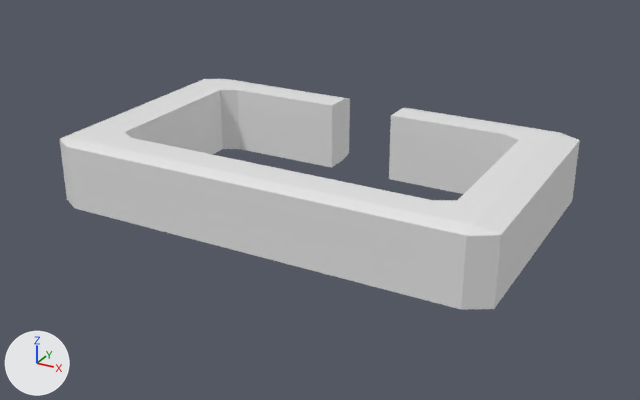
One commit to the Blender file sandals/strap_ring.blend: the scene before it, then after it.
Rendered twice from a 50 mm camera at (22.1, -40.1, 18.2) aimed at (0.3, -0.4, -1.6). Every picture has the same lights, and +X, +Y and +Z are marked at lower left.
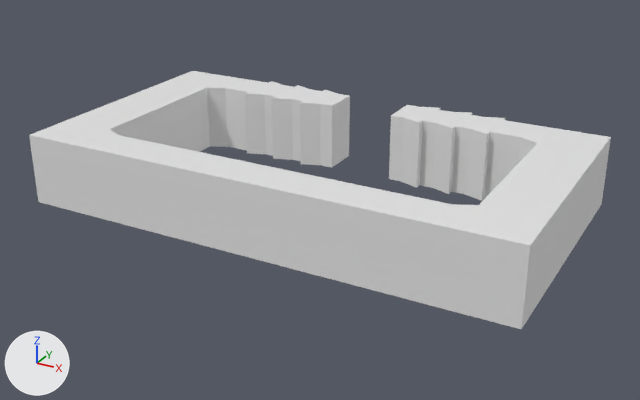
ob_cube_001 is not drawn itself; it is used by a modifier of ob_cube.

Diff of the bpy script that builds the scene:
```diff
--- a/sandals/strap_ring.blend.py
+++ b/sandals/strap_ring.blend.py
@@ me_cube @@
 me_cube.from_pydata(...)  # 8 vertices, 6 faces; spans x -1.0..1.0, y -1.0..1.0, z -1.0..1.0
 # used by ob_cube; location = (0.0, 0.0, 0.0); scale = (12.5, 7.5, 2.0)
+# me_cube part 1: the whole mesh is scaled about its middle by (0.559, 1, 1), then moved by (-0.56, 0.0, 0.0)
 me_cube.materials.append(mat_material)
@@ me_cube_003 @@
+me_cube_003.from_pydata([(-1.0, -0.98, -1.01), (-1.0, -0.98, 1.01), (-1.0, 0.98, -1.01), (-1.0, 0.98, 1.01), (1.0, -0.55, -1.01), (1.0, -0.55, 1.01), (1.0, 0.55, -1.01), (1.0, 0.55, 1.01)], [], [(0, 1, 3, 2), (2, 3, 7, 6), (6, 7, 5, 4), (4, 5, 1, 0), (2, 6, 4, 0), (7, 3, 1, 5)])
@@ ob_cube @@
 ob_cube.scale = (12.5, 7.5, 2.0)
-_m = ob_cube.modifiers.new('Bevel', 'BEVEL')
 _m = ob_cube.modifiers.new('Boolean', 'BOOLEAN')
@@ ob_cube @@
 _m = ob_cube.modifiers.new('Boolean.001', 'BOOLEAN')
 _m.object = ob_cube_002
+_m = ob_cube.modifiers.new('Boolean.002', 'BOOLEAN')
+_m.object = ob_barb
+_m.operation = 'UNION'
+_m = ob_cube.modifiers.new('Mirror', 'MIRROR')
+_m = ob_cube.modifiers.new('Bevel', 'BEVEL')
+_m.width = 1.51
+_m.width_pct = 1.51
@@ ob_cube_001 @@
 ob_cube_001.location = (0.0, 0.0, 0.0)
-ob_cube_001.scale = (9.73, 5.14, 5.27)
+ob_cube_001.scale = (10.8, 5.14, 5.27)
 _m = ob_cube_001.modifiers.new('Bevel', 'BEVEL')
@@ ob_barb @@
+ob_barb = bpy.data.objects.new('barb', me_cube_003)
+ob_barb.location = (-2.925, 6.323, 0.0)
+ob_barb.scale = (1.0, 1.64, 1.98)
+_m = ob_barb.modifiers.new('Array', 'ARRAY')
+_m.count = 3
+_m.relative_offset_displace = (-1.0, 0.0, 0.0)
+ob_barb.hide_set(True)
```

What differs and where, as boxes (x1, y1, x2, y2) in the pictures (640 x 400 px):
'Cube', mesh rescaled, modifiers changed, reshaped (12% wider, 12% taller)
    before: (60, 79, 580, 310)
    after: (29, 71, 611, 329)
